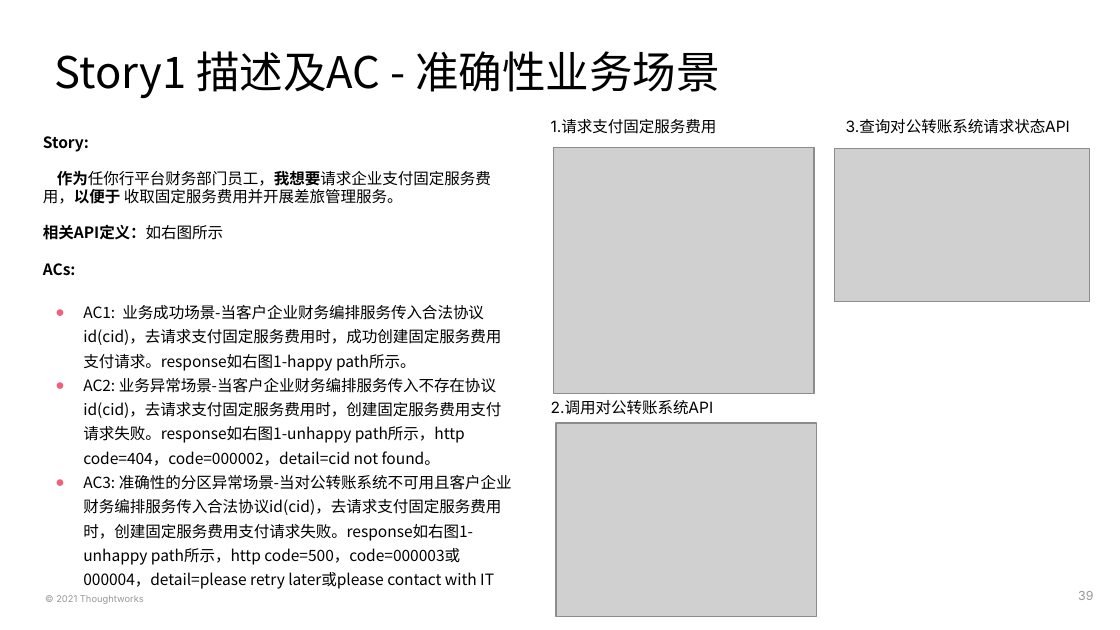
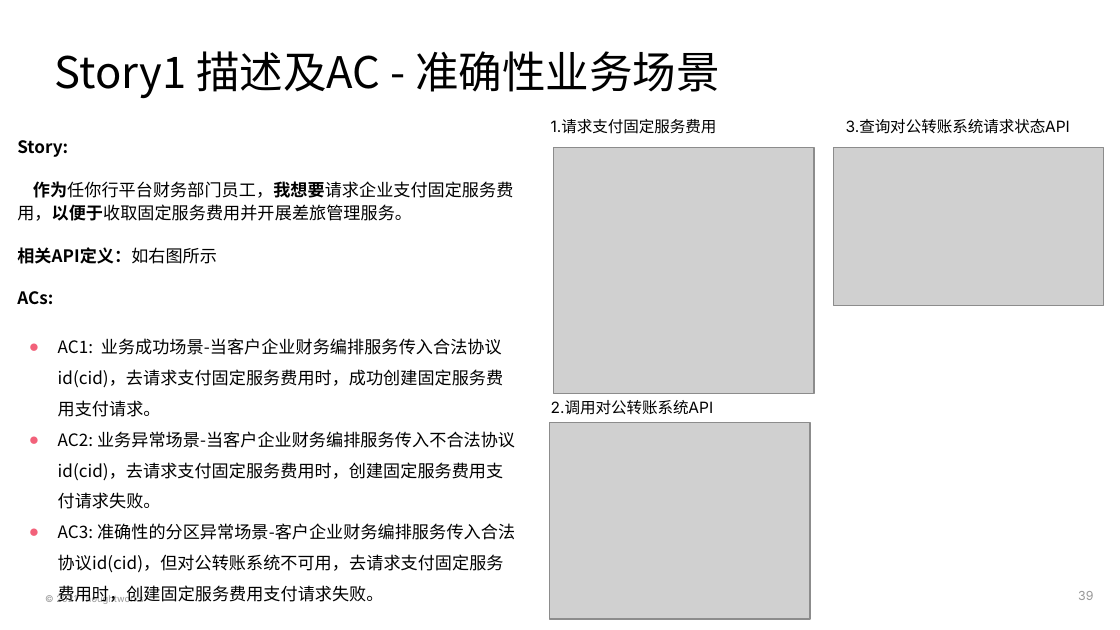
Before and after one commit to deesyx/heima, a slide deck: slide 39 of doc/PS4 黑马考核-项目On-boarding模板-胡炫光.pptx. Drawn at 1120x630 pixels with LibreOffice and Linux fonts; fonts in the diff are those of the drawing; grey boxes stand for pictures. Boxes give left, top, right and bottom in pixels: in the first picture for what was removed or moved away, otherwise in the second. Text is boxed around its words. In the diff, an @@ line names an element or a change of style, - is before the commit and + after.

```diff
--- a/doc/PS4 黑马考核-项目On-boarding模板-胡炫光.pptx
+++ b/doc/PS4 黑马考核-项目On-boarding模板-胡炫光.pptx
@@ text at (17,140,217,305): size 10 to 11 pt in "Story:", "相关API定义：如右图所示", "ACs:"; line spacing 0.95 to 1.15 @@
@@ text "Story:": place and size @@
-text "Story:" at (43,136,512,589)
+text "Story:" at (17,140,515,573)
@@ picture: place and size @@
-picture at (834,149,1090,301)
+picture at (833,148,1104,306)
@@ text at (17,181,514,221): text changed; size 10 to 11 pt @@
-作为任你行平台财务部门员工，我想要请求企业支付固定服务费用，以便于 收取固定服务费用并开展差旅管理服务。
+作为任你行平台财务部门员工，我想要请求企业支付固定服务费用，以便于收取固定服务费用并开展差旅管理服务。
@@ text at (58,338,515,573): text changed; size 10 to 11 pt @@
-● AC1: 业务成功场景-当客户企业财务编排服务传入合法协议id(cid)，去请求支付固定服务费用时，成功创建固定服务费用支付请求。response如右图1-happy path所示。
-● AC2: 业务异常场景-当客户企业财务编排服务传入不存在协议id(cid)，去请求支付固定服务费用时，创建固定服务费用支付请求失败。response如右图1-unhappy path所示，http code=404，code=000002，detail=cid not found。
-● AC3: 准确性的分区异常场景-当对公转账系统不可用且客户企业财务编排服务传入合法协议id(cid)，去请求支付固定服务费用时，创建固定服务费用支付请求失败。response如右图1-unhappy path所示，http code=500，code=000003或000004，detail=please retry later或please contact with IT
+● AC1: 业务成功场景-当客户企业财务编排服务传入合法协议id(cid)，去请求支付固定服务费用时，成功创建固定服务费用支付请求。
+● AC2: 业务异常场景-当客户企业财务编排服务传入不合法协议id(cid)，去请求支付固定服务费用时，创建固定服务费用支付请求失败。
+● AC3: 准确性的分区异常场景-客户企业财务编排服务传入合法协议id(cid)，但对公转账系统不可用，去请求支付固定服务费用时，创建固定服务费用支付请求失败。
@@ picture: place and size @@
-picture at (556,423,815,617)
+picture at (550,423,810,619)
```
Also in this commit, not shown: 3 other slides changed, 10 slides added, 4 slides removed, 2 other files.
